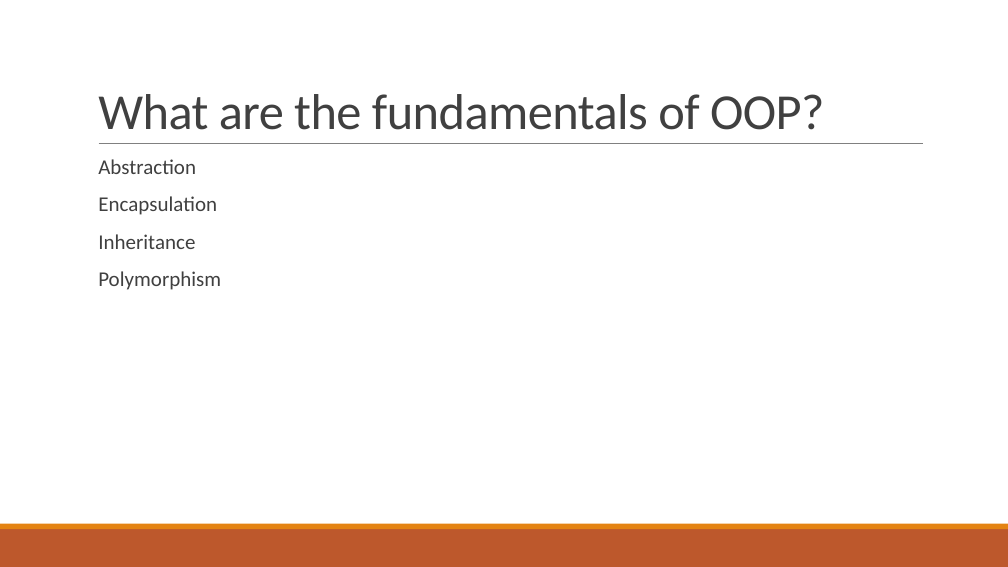
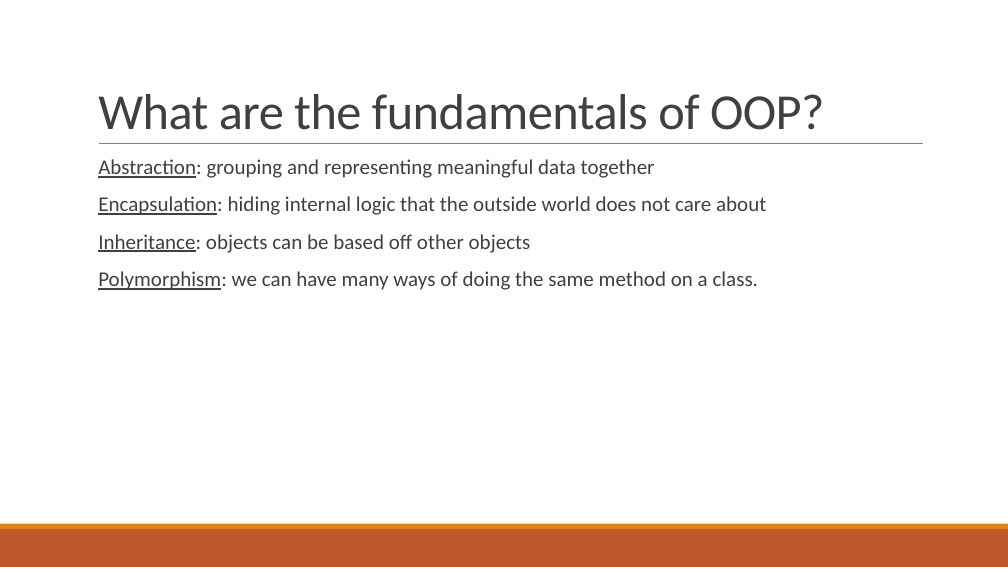
Before and after one commit to Troy-Web-Consulting/twc-training-oop-fundamentals, a slide deck: slide 4 of presentation.pptx. Drawn at 1008x567 pixels with LibreOffice and Linux fonts; fonts in the diff are those of the drawing. Boxes give left, top, right and bottom in pixels: in the first picture for what was removed or moved away, otherwise in the second. Text is boxed around its words. In the diff, an @@ line names an element or a change of style, - is before the commit and + after.

```diff
--- a/presentation.pptx
+++ b/presentation.pptx
@@ text at (x1=98, y1=159, x2=766, y2=290): text changed @@
-  Abstraction
-  Encapsulation
-  Inheritance
-  Polymorphism
+  Abstraction: grouping and representing meaningful data together
+  Encapsulation: hiding internal logic that the outside world does not care about
+  Inheritance: objects can be based off other objects
+  Polymorphism: we can have many ways of doing the same method on a class.
```
Also in this commit, not shown: 11 other slides changed, 1 slide added, 1 slide removed, 10 other files.
